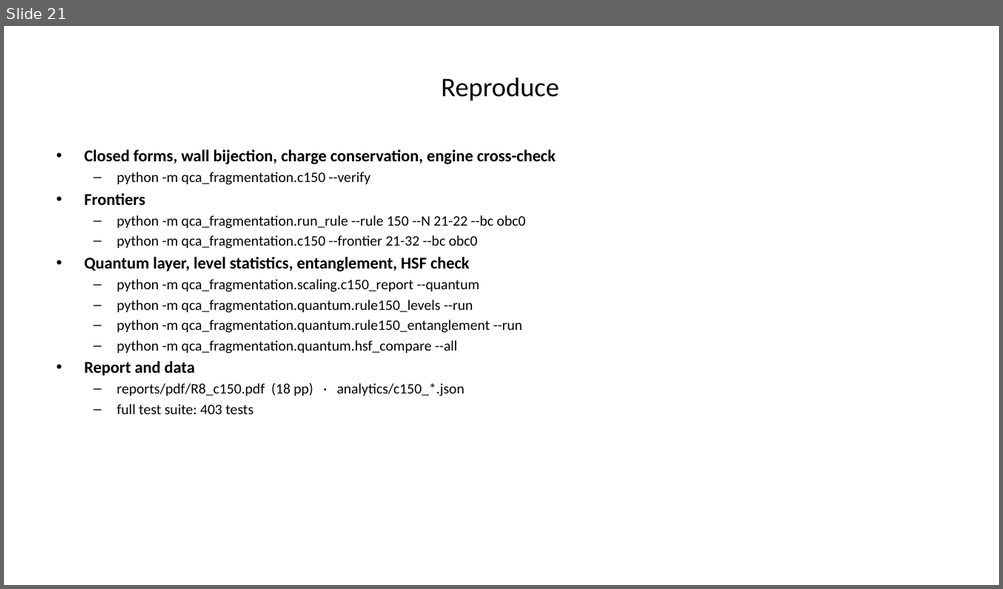
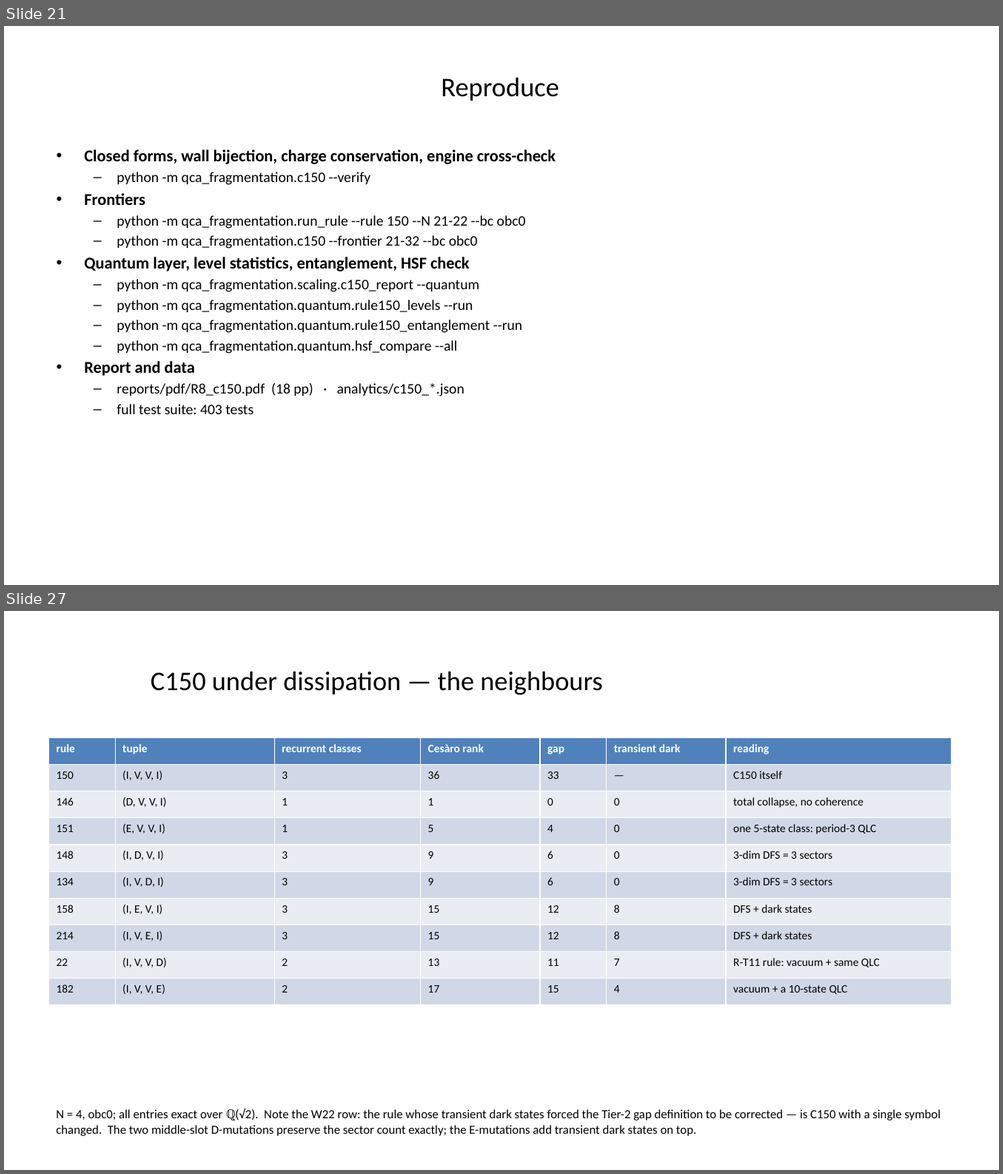
Before and after one commit to mkm2/sector_analysis_tier1, a slide deck: reports/slides/C150_discussion.pptx. Shown one above the other, each under a label of ours: slide 21 before the commit, slides 21 and 27 after it; the slides between them are not shown. The pictures are 1003x589 and 1003x1174 pixels, drawn with LibreOffice and Linux fonts; fonts in the diff are those of the drawing. Boxes give left, top, right and bottom in pixels: in the first picture for what was removed or moved away, otherwise in the second. Text is boxed around its words. In the diff, an @@ line names an element or a change of style, - is before the commit and + after.

```diff
--- a/reports/slides/C150_discussion.pptx
+++ b/reports/slides/C150_discussion.pptx
@@ slide 27 added at bbox=[4, 611, 999, 1170], background #FFFFFF @@
@@ title added at bbox=[151, 671, 603, 695], 26 pt, text #000000 @@
+C150 under dissipation — the neighbours
@@ table added at bbox=[48, 738, 951, 1005], 10 rows, 7 columns @@
+rule | tuple | recurrent classes | Cesàro rank | gap | transient dark | reading
+150 | (I, V, V, I) | 3 | 36 | 33 | — | C150 itself
+146 | (D, V, V, I) | 1 | 1 | 0 | 0 | total collapse, no coherence
+151 | (E, V, V, I) | 1 | 5 | 4 | 0 | one 5-state class: period-3 QLC
+148 | (I, D, V, I) | 3 | 9 | 6 | 0 | 3-dim DFS = 3 sectors
+134 | (I, V, D, I) | 3 | 9 | 6 | 0 | 3-dim DFS = 3 sectors
+158 | (I, E, V, I) | 3 | 15 | 12 | 8 | DFS + dark states
+214 | (I, V, E, I) | 3 | 15 | 12 | 8 | DFS + dark states
+22 | (I, V, V, D) | 2 | 13 | 11 | 7 | R-T11 rule: vacuum + same QLC
+182 | (I, V, V, E) | 2 | 17 | 15 | 4 | vacuum + a 10-state QLC
@@ text added at bbox=[56, 1109, 940, 1136], 12 pt, text #000000 @@
+N = 4, obc0; all entries exact over ℚ(√2). Note the W22 row: the rule whose transient dark states forced the Tier-2 gap definition to be corrected — is C150 with a single symbol changed. The two middle-slot D-mutations preserve the sector count exactly; the E-mutations add transient dark states on top.
```
Also in this commit, not shown: 7 other slides added, 1 other file.
